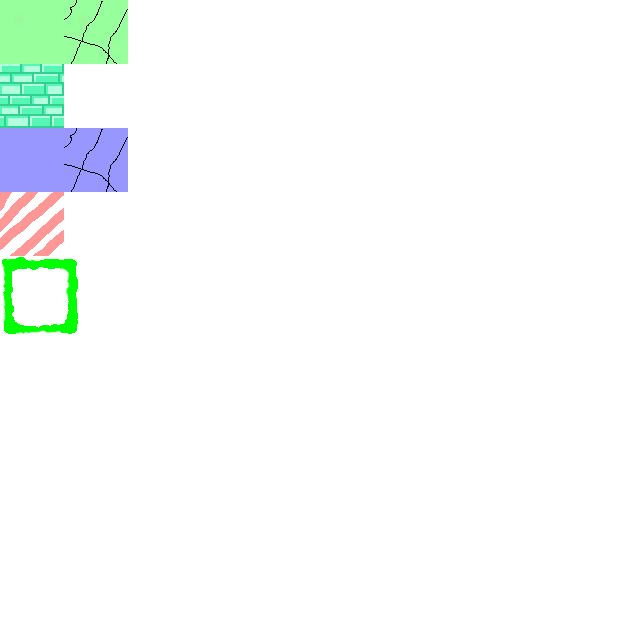
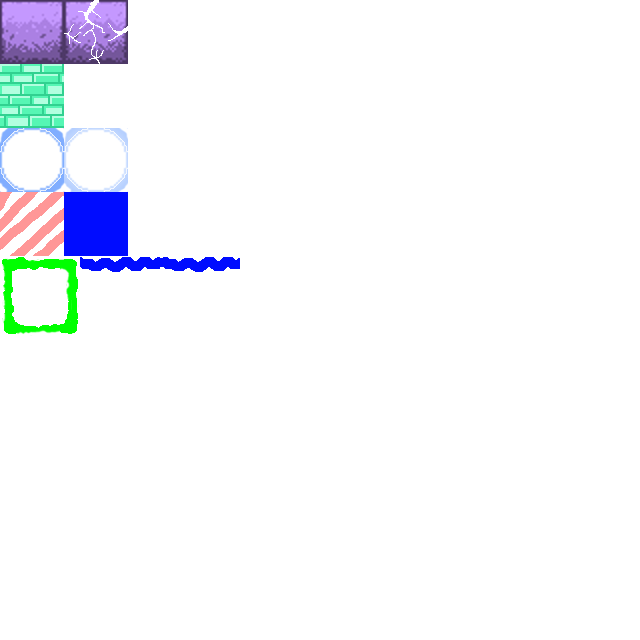
Layers edited between the first and the second 640px x 640px image:
renamed "bubble 50" to "bubble 100 copy", moved it above "bubble 100", painted on it, masked it over <box>64,128,128,192</box>
renamed "buble 100" to "bubble 100", moved it above "breakable 50", painted on it over <box>0,128,64,192</box>
added layer "breakable 50" above "breakable 100" over <box>64,0,128,64</box>
renamed "Breakable 100" to "breakable 100", moved it above "border water frame 2", painted on it over <box>0,0,64,64</box>
added layer "border water frame 2" above "border water frame 1" over <box>160,257,240,272</box>
added layer "border water frame 1" above "border" over <box>80,257,160,272</box>
added layer "water" above "Unbreakable" over <box>64,192,128,256</box>
